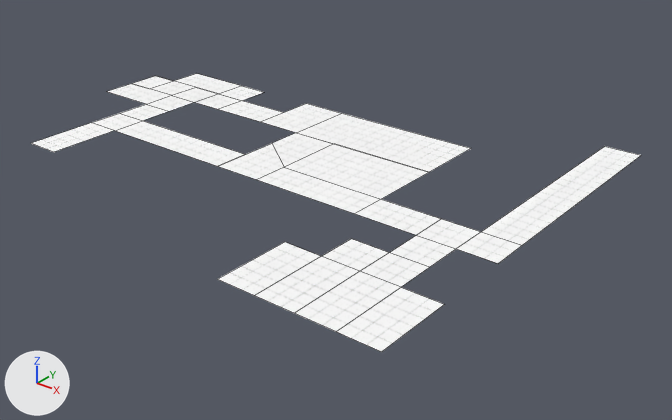
A saved change to the OBJ model pro_builder_test/Assets/ProgrammerSample/SampleScene/Mockver3/Road/Road_01.obj.
Both versions are drawn from a 50 mm lens placed at (78.3, -45.9, 27.6), pointed at (37.4, 5.2, -4.1). The axes (+X, +Y, +Z) are drawn at lower left. The lights are the same throughout. Mesh edges are drawn as thin lines. Where no turn or scale is listed for an object, it has been applied to the vertices.

Names of what the first picture shows: 'Road_01'.
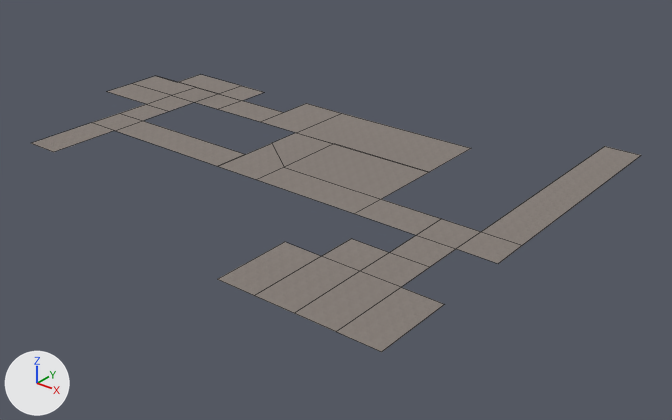
Where the change shows, as pixel boxes (x1, y1, x2, y2) in the pictures (672 x 420 px):
'Road_01', reshaped
    before: (31, 73, 641, 352)
    after: (31, 75, 641, 352)
part 1 of me_road_01, cut back
    before: (132, 73, 241, 94)
    after: (179, 75, 241, 94)
part 2 of me_road_01, recoloured (white to grey)
    both: (31, 76, 641, 352)

The change, as a diff of the scene's bpy script:
```diff
--- a/pro_builder_test/Assets/ProgrammerSample/SampleScene/Mockver3/Road/Road_01.obj.py
+++ b/pro_builder_test/Assets/ProgrammerSample/SampleScene/Mockver3/Road/Road_01.obj.py
@@ img_floor_hospital00_n_png @@
+img_floor_hospital00_n_png = load_image('floor_hospital00_N.png', 'floor_hospital00_N.png', 1024, 1024, 'sRGB')
@@ img_floor_hospital00_m_png @@
+img_floor_hospital00_m_png = load_image('floor_hospital00_M.png', 'floor_hospital00_M.png', 1024, 1024, 'sRGB')
@@ img_floor_hospital00_a_png @@
+img_floor_hospital00_a_png = load_image('floor_hospital00_A.png', 'floor_hospital00_A.png', 1024, 1024, 'sRGB')
@@ mat_ground @@
+mat_ground = bpy.data.materials.new('ground')
+# uses the picture img_floor_hospital00_a_png
+# uses the picture img_floor_hospital00_m_png
+# uses the picture img_floor_hospital00_n_png
@@ me_road_01 @@
 # used by ob_road_01; location = (0.0, 0.0, 0.0)
 # verts and faces of me_road_01; kept vertices keep their numbers, new ones are numbered from 59
 # before: 14 (10.5, 11.0, 0.0) at pixel (155, 75), 15 (13.0, 11.0, 0.0) at pixel (173, 80), 16 (10.5, 8.0, 0.0) at pixel (131, 83), 45 (13.0, 14.0, 0.0) at pixel (196, 73), 57 (13.0, 8.0, 0.0) at pixel (149, 88)
 # before: 58 (13.0, 11.0, 0.0) at pixel (173, 80)
-me_road_01.from_pydata(...)  # 59 vertices, 31 faces; spans x 10.5..55.0, y -13.0..21.0, z 0.0
+me_road_01.from_pydata(...)  # 58 vertices, 30 faces; spans x 10.5..55.0, y -13.0..21.0, z 0.0
+# me_road_01 part 1
+delete_vertices([57, 58])  # with the faces that use them
+verts[15] = (13.5, 11.0, 0.0)  # moved, pixel (177, 82)
+verts[45] = (13.5, 14.0, 0.0)  # moved, pixel (200, 74)
+verts[59] = (10.5, 14.0, 0.0)
+# me_road_01 part 2: 30 faces spanning x 10.5..55.0, y -13.0..21.0, z 0.0 switch from mat_probuilderdefault (picture img_gridbox_default_png) to mat_ground
```
